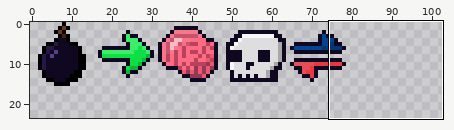
Pixel-art file -- sprites/all.ase. Above, an overview of the earlier version with the close-up marked.
Close-up. Before the edit:
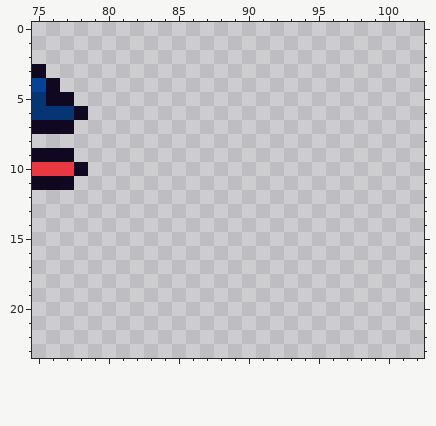
160x160 pixels, 1 frame. Colours within 5 levels of each other are drawn and written as one. Shown: x 75..102, y 0..23. The wide view leaves out empty margins.
New version:
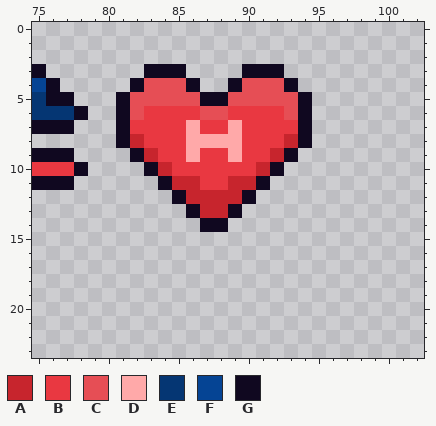
Palette (. is transparent): A #c7252d  B #e93841  C #e64e55  D #ffa9a9  E #053673  F #054494  G #100820
The exact change:
@@ x 79..96 @@
  2 ..................
- 3 ..................
- 4 ..................
- 5 ..................
- 6 ..................
- 7 ..................
- 8 ..................
- 9 ..................
-10 ..................
-11 ..................
-12 ..................
-13 ..................
-14 ..................
+ 3 ....GGG....GGG....
+ 4 ...GCCCG..GCCCG...
+ 5 ..GCCCCCGGCCCCCG..
+ 6 ..GCBBBBCCBBBBCG..
+ 7 ..GBBBBDBBDBBBBG..
+ 8 ..GABBBDDDDBBBAG..
+ 9 ...GABBDBBDBBAG...
+10 ....GABBBBBBAG....
+11 .....GAABBAAG.....
+12 ......GAAAAG......
+13 .......GAAG.......
+14 ........GG........
 15 ..................
Where, in picture pixels (left, top, right, bottom), the same in both close-ups:
added: (116, 64, 312, 232)
